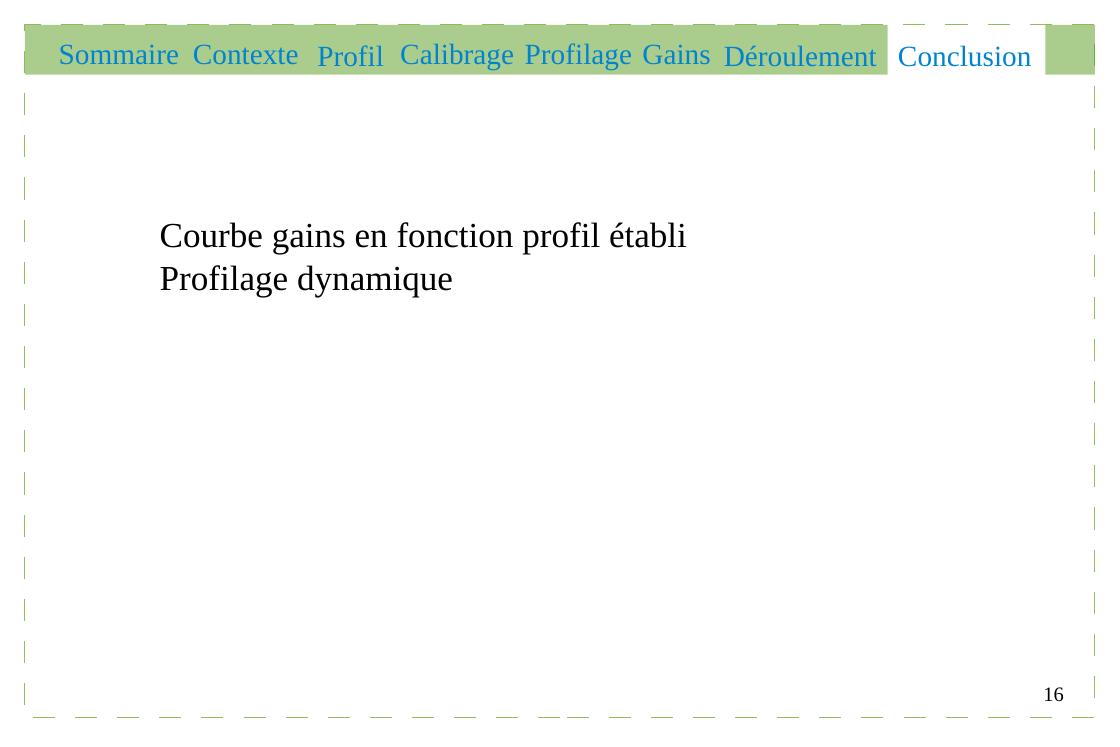
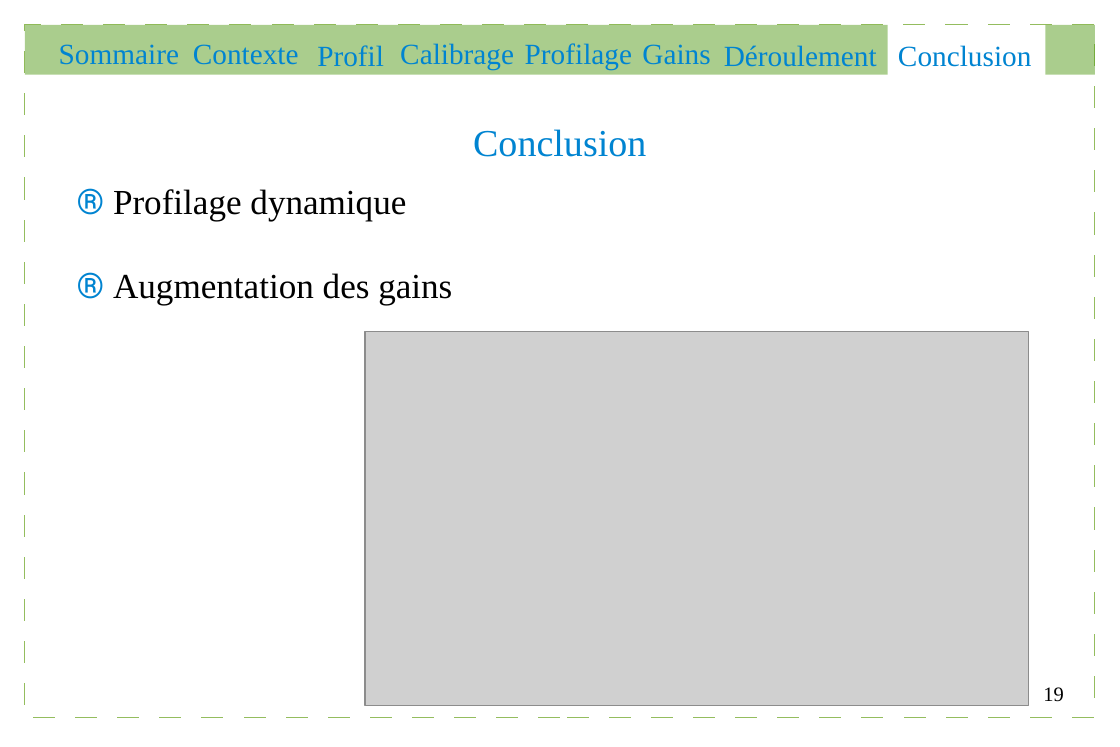
Before and after one commit to Gouga34/TERM1_Poker, a slide deck: slide 19 of Soutenance/presentation.odp (slide 16 before the commit). Drawn at 1120x747 pixels with LibreOffice and Linux fonts; fonts in the diff are those of the drawing; grey boxes stand for pictures. Boxes give left, top, right and bottom in pixels: in the first picture for what was removed or moved away, otherwise in the second. Text is boxed around its words. In the diff, an @@ line names an element or a change of style, - is before the commit and + after.

```diff
--- a/Soutenance/presentation.odp
+++ b/Soutenance/presentation.odp
@@ text added at <box>473,129,646,157</box>, 26 pt, text #0084D1 @@
+Conclusion
@@ text at <box>113,189,452,306</box>: text changed @@
-Courbe gains en fonction profil établi
-Profilage dynamique
+® Profilage dynamique
+® Augmentation des gains
@@ picture added at <box>365,332,1028,705</box> @@
@@ page number at <box>1043,687,1063,702</box>: text changed @@
-16
+19
```
Also in this commit, not shown: 5 other slides changed, 3 slides added, 6 other files.
